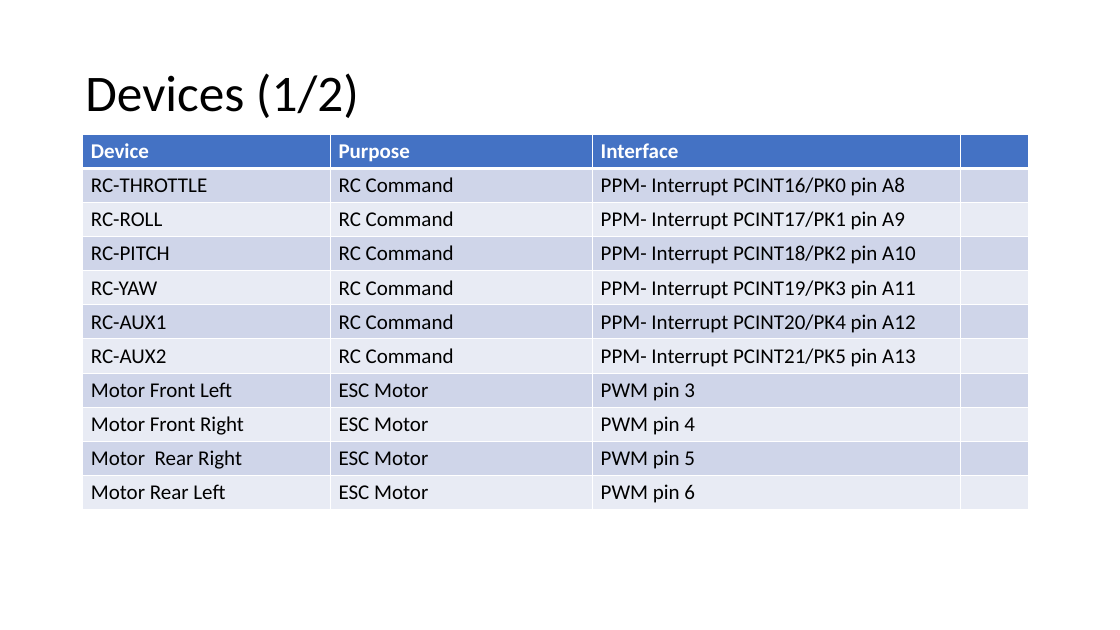
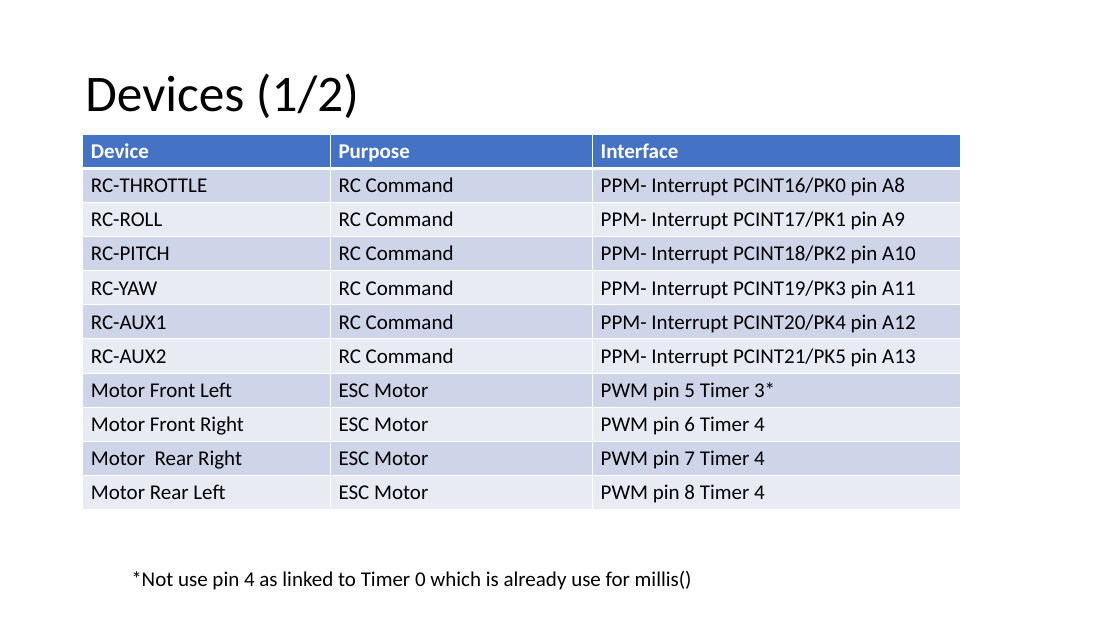
Before and after one commit to RobotEdh/RobotMicroControl, a slide deck: slide 2 of libraries/Diagramm Drone.pptx. Drawn at 1120x630 pixels with LibreOffice and Linux fonts; fonts in the diff are those of the drawing. Boxes give left, top, right and bottom in pixels: in the first picture for what was removed or moved away, otherwise in the second. Text is boxed around its words. In the diff, an @@ line names an element or a change of style, - is before the commit and + after.

```diff
--- a/libraries/Diagramm Drone.pptx
+++ b/libraries/Diagramm Drone.pptx
@@ table at <box>82,134,961,509</box> @@
-column 3: Interface | PPM- Interrupt PCINT16/PK0 pin A8 | PPM- Interrupt PCINT17/PK1 pin A9 | PPM- Interrupt PCINT18/PK2 pin A10 | PPM- Interrupt PCINT19/PK3 pin A11 | PPM- Interrupt PCINT20/PK4 pin A12 | PPM- Interrupt PCINT21/PK5 pin A13 | PWM pin 3 | PWM pin 4 | PWM pin 5 | PWM pin 6
-column 4:  |  |  |  |  |  |  |  |  |  | 
+column 3: Interface | PPM- Interrupt PCINT16/PK0 pin A8 | PPM- Interrupt PCINT17/PK1 pin A9 | PPM- Interrupt PCINT18/PK2 pin A10 | PPM- Interrupt PCINT19/PK3 pin A11 | PPM- Interrupt PCINT20/PK4 pin A12 | PPM- Interrupt PCINT21/PK5 pin A13 | PWM pin 5 Timer 3* | PWM pin 6 Timer 4 | PWM pin 7 Timer 4 | PWM pin 8 Timer 4
@@ table: place and size @@
-table at <box>82,134,1028,509</box>
+table at <box>82,134,961,509</box>
@@ text added at <box>131,571,692,590</box>, 18 pt, text #000000 @@
+*Not use pin 4 as linked to Timer 0 which is already use for millis()
```
Also in this commit, not shown: 1 other slide changed, 3 other files.
